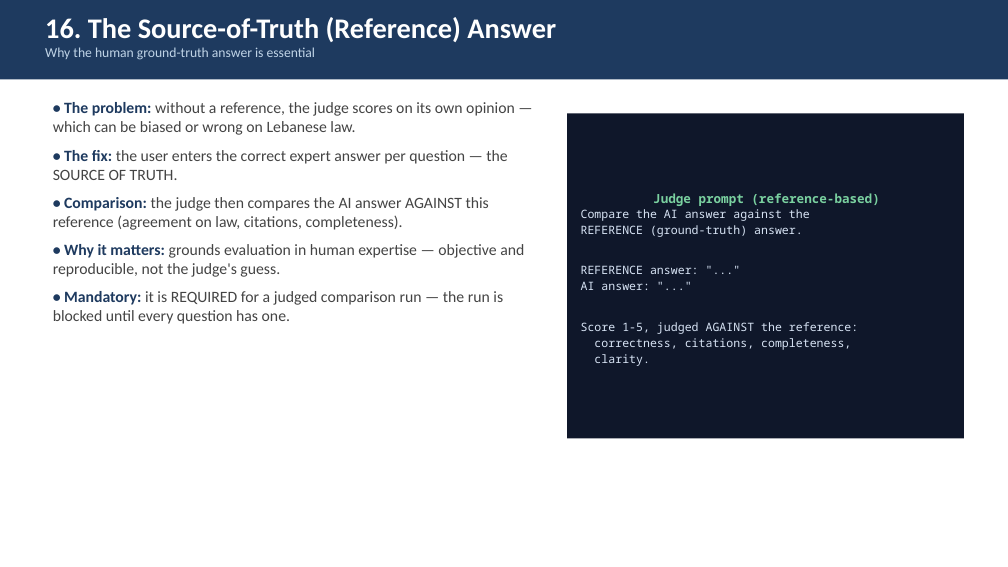
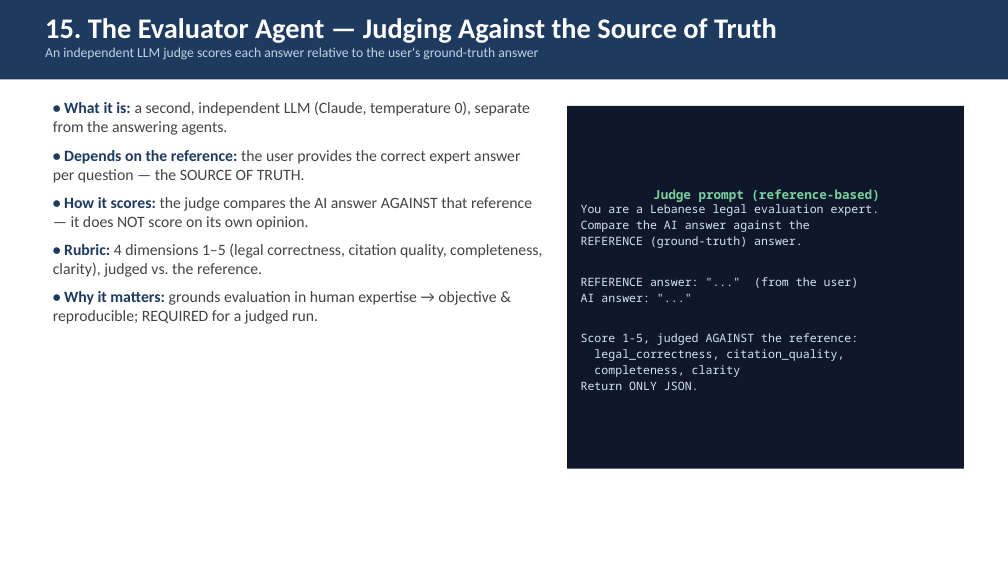
Before and after one commit to MohamadELOssman/legal_ai_agent, a slide deck: slide 18 of Legal_AI_Academic_Presentation.pptx (slide 19 before the commit). Drawn at 1008x567 pixels with LibreOffice and Linux fonts; fonts in the diff are those of the drawing. Boxes give left, top, right and bottom in pixels: in the first picture for what was removed or moved away, otherwise in the second. Text is boxed around its words. In the diff, an @@ line names an element or a change of style, - is before the commit and + after.

```diff
--- a/Legal_AI_Academic_Presentation.pptx
+++ b/Legal_AI_Academic_Presentation.pptx
@@ text at (x1=45, y1=18, x2=777, y2=60): text changed @@
-16. The Source-of-Truth (Reference) Answer
-Why the human ground-truth answer is essential
+15. The Evaluator Agent — Judging Against the Source of Truth
+An independent LLM judge scores each answer relative to the user's ground-truth answer
@@ text at (x1=53, y1=101, x2=542, y2=324): text changed @@
-• The problem: without a reference, the judge scores on its own opinion — which can be biased or wrong on Lebanese law.
-• The fix: the user enters the correct expert answer per question — the SOURCE OF TRUTH.
-• Comparison: the judge then compares the AI answer AGAINST this reference (agreement on law, citations, completeness).
-• Why it matters: grounds evaluation in human expertise — objective and reproducible, not the judge's guess.
-• Mandatory: it is REQUIRED for a judged comparison run — the run is blocked until every question has one.
+• What it is: a second, independent LLM (Claude, temperature 0), separate from the answering agents.
+• Depends on the reference: the user provides the correct expert answer per question — the SOURCE OF TRUTH.
+• How it scores: the judge compares the AI answer AGAINST that reference — it does NOT score on its own opinion.
+• Rubric: 4 dimensions 1–5 (legal correctness, citation quality, completeness, clarity), judged vs. the reference.
+• Why it matters: grounds evaluation in human expertise → objective & reproducible; REQUIRED for a judged run.
@@ rectangle "Judge prompt (reference-based)" resized from (x1=567, y1=113, x2=964, y2=439) to (x1=567, y1=106, x2=964, y2=469) @@
@@ text in rectangle at (x1=581, y1=204, x2=880, y2=216): paragraph added @@
+You are a Lebanese legal evaluation expert.
@@ text in rectangle at (x1=581, y1=277, x2=859, y2=288): text changed @@
-REFERENCE answer: "..."
+REFERENCE answer: "..." (from the user)
@@ text in rectangle at (x1=581, y1=349, x2=844, y2=390): text changed @@
-correctness, citations, completeness,
-clarity.
+legal_correctness, citation_quality,
+completeness, clarity
+Return ONLY JSON.
```
Also in this commit, not shown: 7 other slides changed, 1 slide removed, 1 other file.
